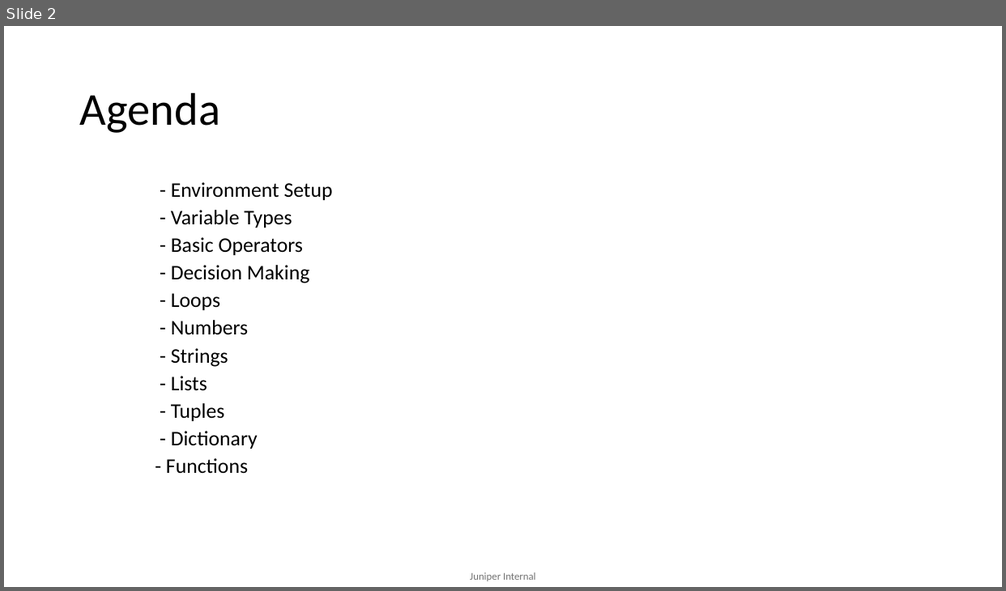
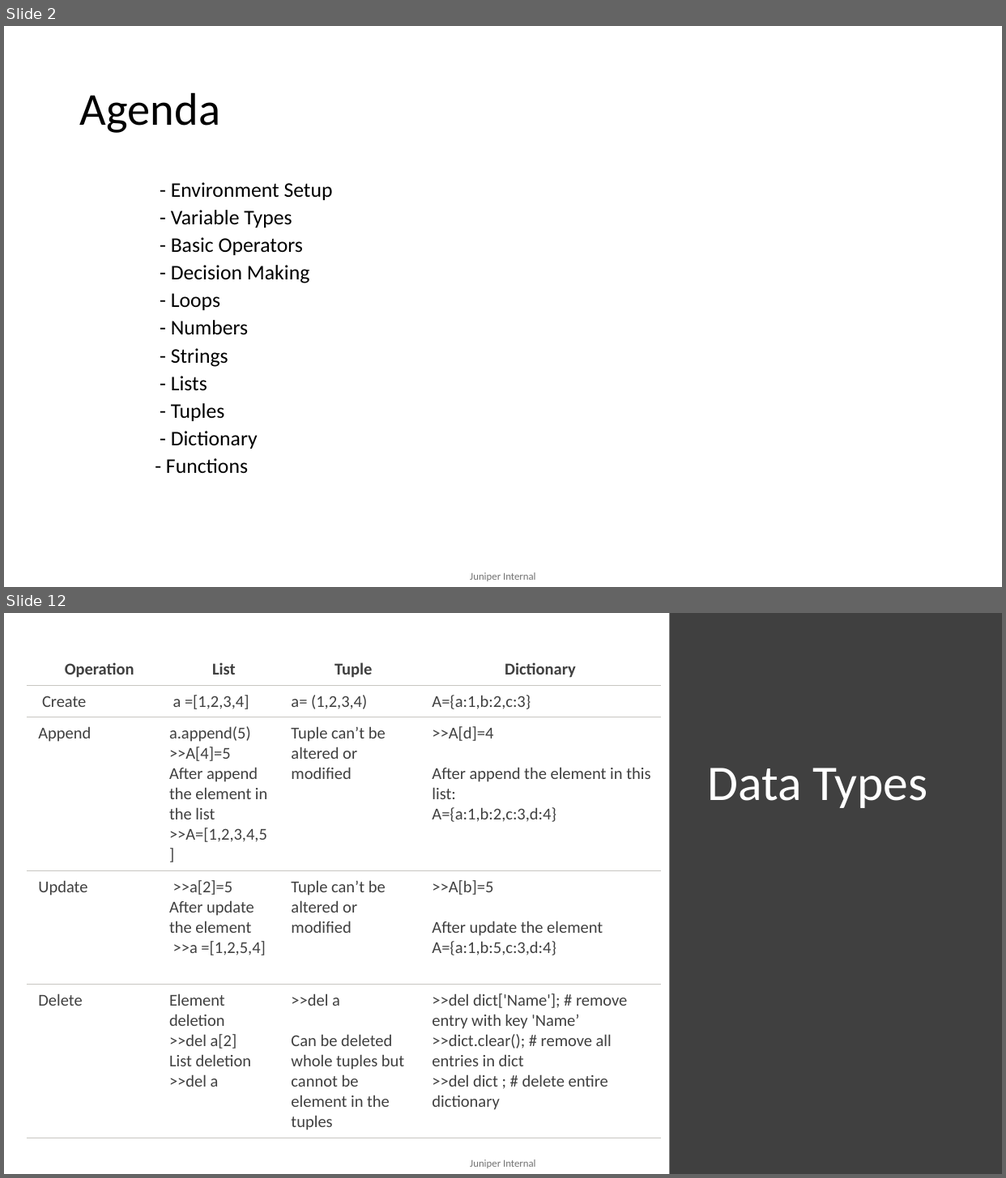
Before and after one commit to mdsathees/python, a slide deck: Python.pptx. Shown one above the other, each under a label of ours: slide 2 before the commit, slides 2 and 12 after it; the slides between them are not shown. The pictures are 1006x591 and 1006x1178 pixels, drawn with LibreOffice and Linux fonts; fonts in the diff are those of the drawing. Boxes give left, top, right and bottom in pixels: in the first picture for what was removed or moved away, otherwise in the second. Text is boxed around its words. In the diff, an @@ line names an element or a change of style, - is before the commit and + after.

```diff
--- a/Python.pptx
+++ b/Python.pptx
@@ slide 12 added at bbox=[4, 613, 1002, 1174], background #FFFFFF; not listed: 1 template element that a slide beside it also shows @@
@@ rectangle added at bbox=[670, 613, 1002, 1174], fill #404040 @@
@@ table added at bbox=[27, 653, 661, 1134], 5 rows, 4 columns @@
+Operation | List | Tuple | Dictionary
+Create | a =[1,2,3,4] | a= (1,2,3,4) | A={a:1,b:2,c:3}
+Append | a.append(5) / >>A[4]=5 / After append the element in the list / >>A=[1,2,3,4,5] | Tuple can’t be altered or modified | >>A[d]=4 / After append the element in this list: / A={a:1,b:2,c:3,d:4}
+Update | >>a[2]=5 / After update the element / >>a =[1,2,5,4] | Tuple can’t be altered or modified | >>A[b]=5 / After update the element / A={a:1,b:5,c:3,d:4}
+Delete | Element deletion / >>del a[2] / List deletion / >>del a | >>del a / Can be deleted whole tuples but cannot be element in the tuples | >>del dict['Name']; # remove entry with key 'Name’ / >>dict.clear(); # remove all entries in dict / >>del dict ; # delete entire dictionary
@@ title added at bbox=[707, 768, 927, 808], 48 pt, text #FFFFFF @@
+Data Types
```
Also in this commit, not shown: 4 slides changed, 34 other slides added, 12 slides removed.
